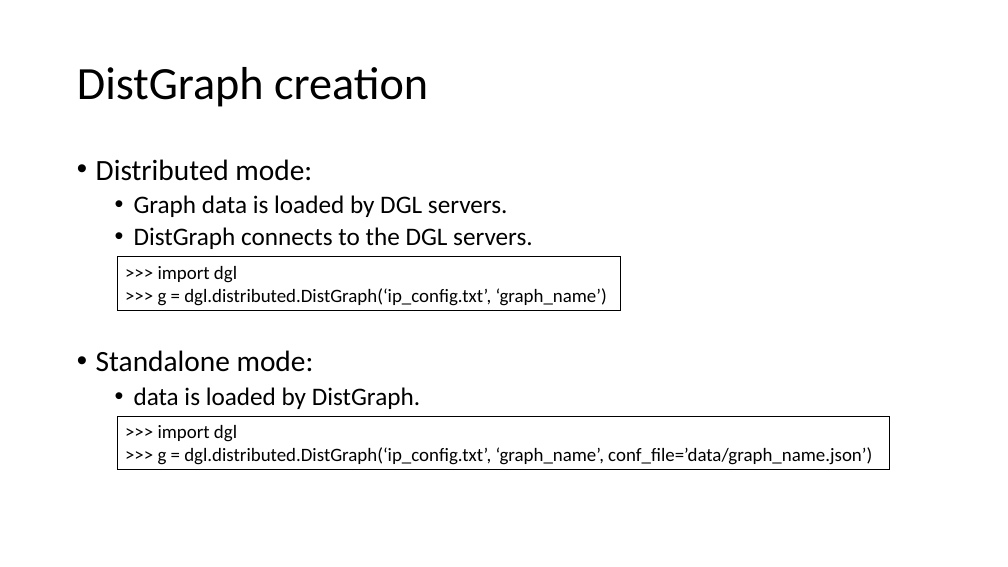
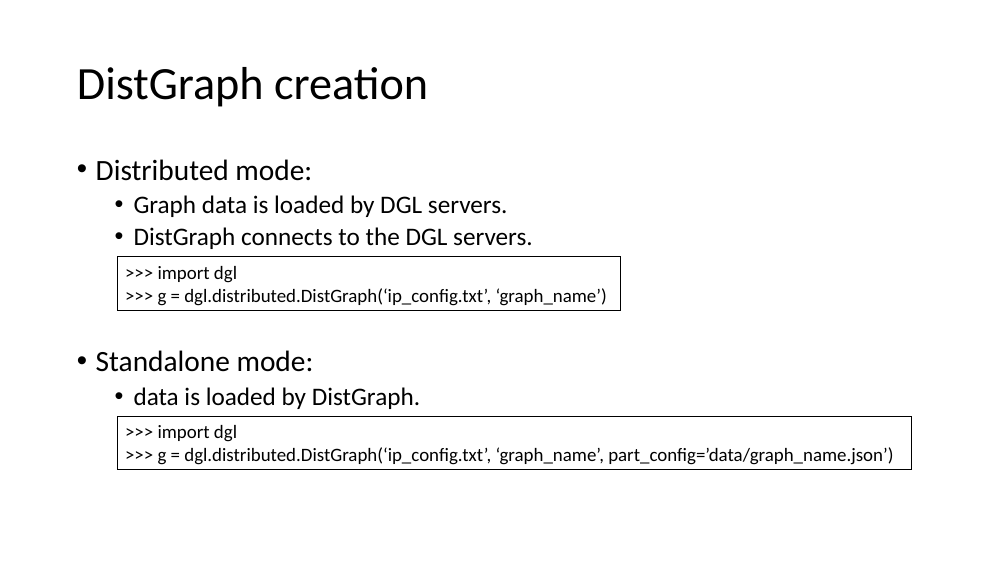
Before and after one commit to dglai/KDD20-Hands-on-Tutorial, a slide deck: slide 13 of 5-distributed/distributed training tutorial.pptx (slide 11 before the commit). Drawn at 1008x567 pixels with LibreOffice and Linux fonts; fonts in the diff are those of the drawing. Boxes give left, top, right and bottom in pixels: in the first picture for what was removed or moved away, otherwise in the second. Text is boxed around its words. In the diff, an @@ line names an element or a change of style, - is before the commit and + after.

```diff
--- a/5-distributed/distributed training tutorial.pptx
+++ b/5-distributed/distributed training tutorial.pptx
@@ rectangle ">>> import dgl": place and size @@
-rectangle ">>> import dgl" at <box>118,416,890,470</box>
+rectangle ">>> import dgl" at <box>118,416,912,470</box>
@@ text in rectangle at <box>158,447,893,465</box>: text changed @@
->>> g = dgl.distributed.DistGraph(‘ip_config.txt’, ‘graph_name’, conf_file=’data/graph_name.json’)
+>>> g = dgl.distributed.DistGraph(‘ip_config.txt’, ‘graph_name’, part_config=’data/graph_name.json’)
```
Also in this commit, not shown: 10 other slides changed, 5 slides added, 1 slide removed.
